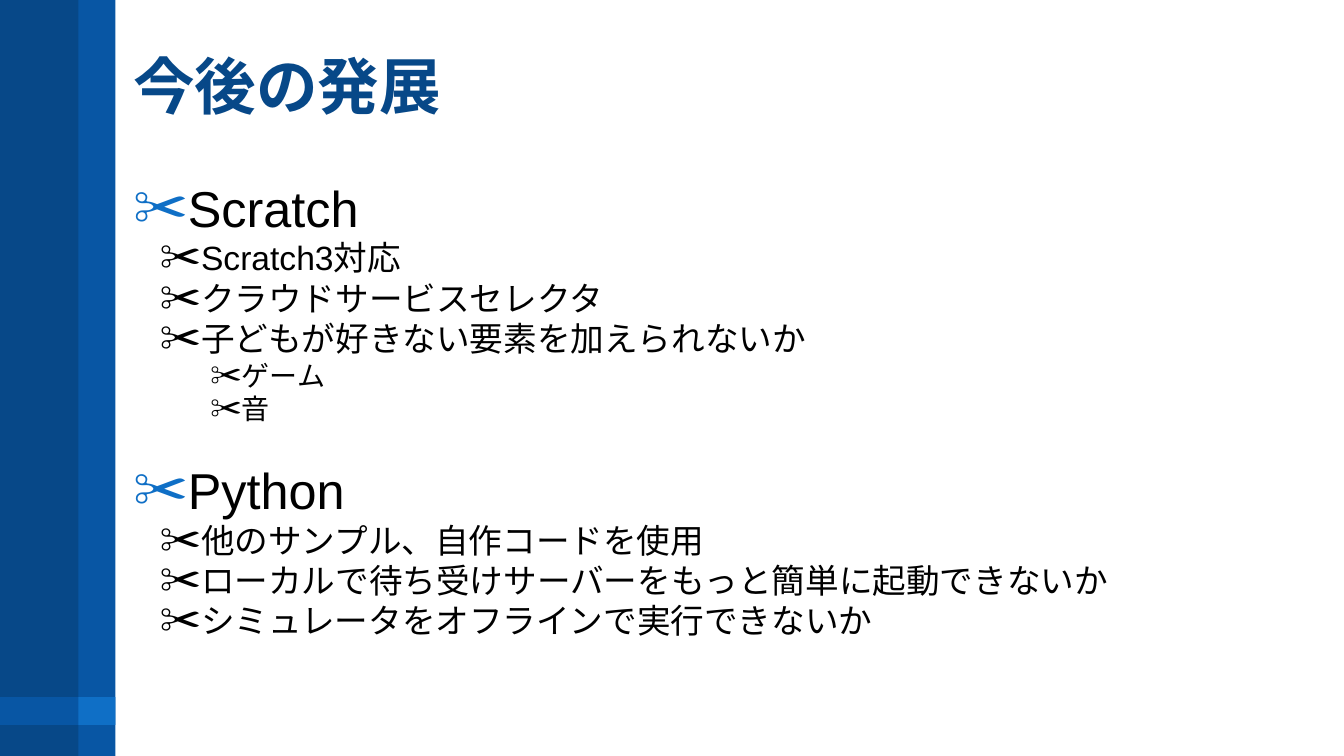
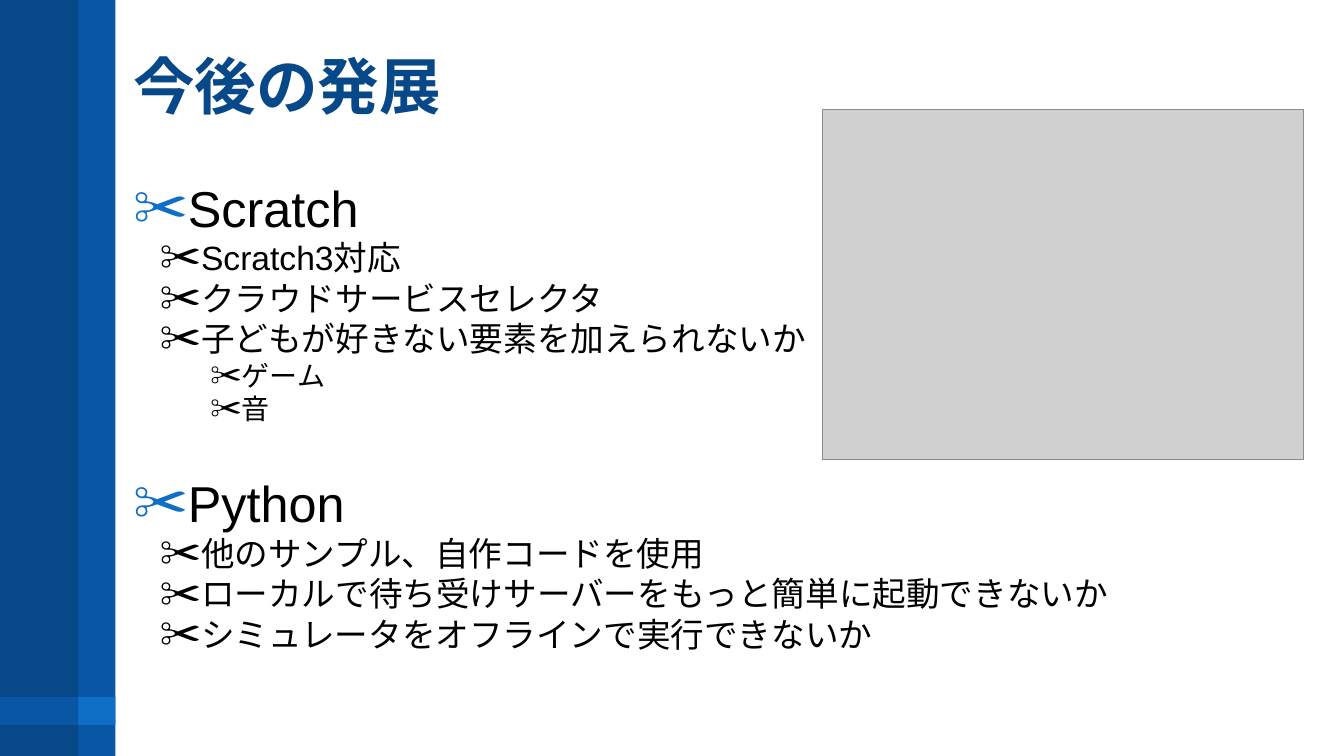
Before and after one commit to na0t0/amplify_hackathon, a slide deck: slide 12 of na0t0_amplify_hackathon1.ppt. Drawn at 1344x756 pixels with LibreOffice and Linux fonts; fonts in the diff are those of the drawing; grey boxes stand for pictures. Boxes give left, top, right and bottom in pixels: in the first picture for what was removed or moved away, otherwise in the second. Text is boxed around its words. In the diff, an @@ line names an element or a change of style, - is before the commit and + after.

```diff
--- a/na0t0_amplify_hackathon1.ppt
+++ b/na0t0_amplify_hackathon1.ppt
@@ picture added at box(822, 109, 1303, 459) @@
@@ text "Scratch" rewrapped from box(188, 190, 1108, 636) to box(188, 190, 1108, 650) @@
```
Also in this commit, not shown: 1 other slide changed.
